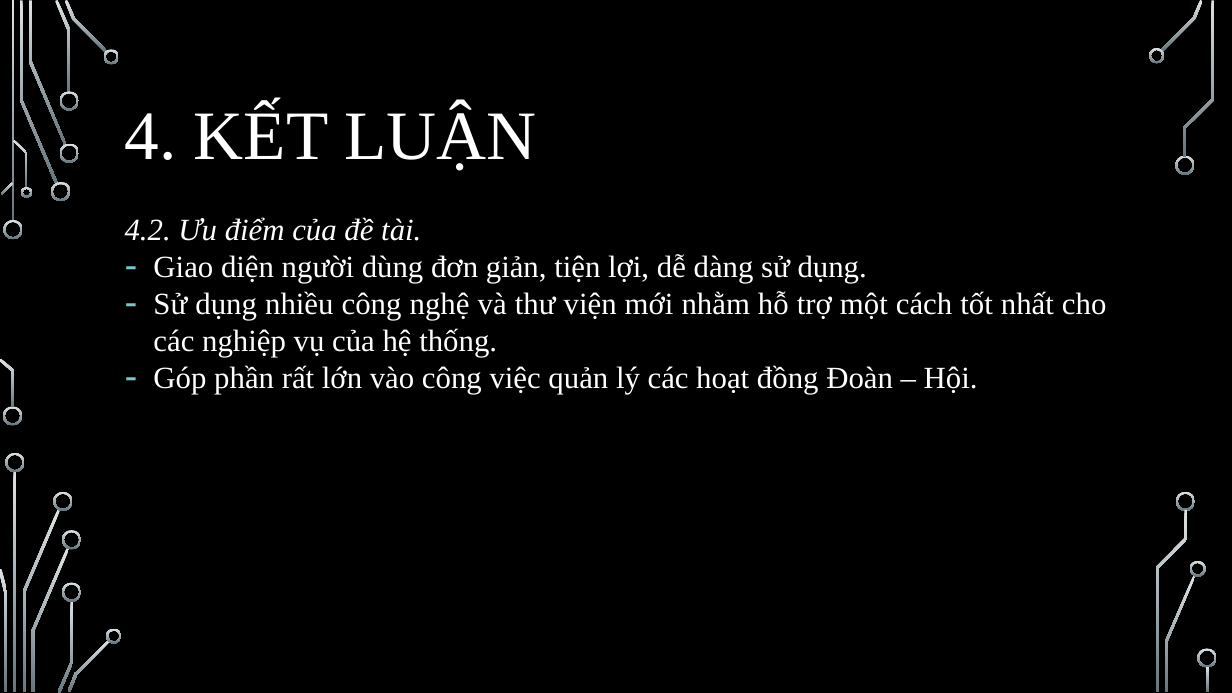
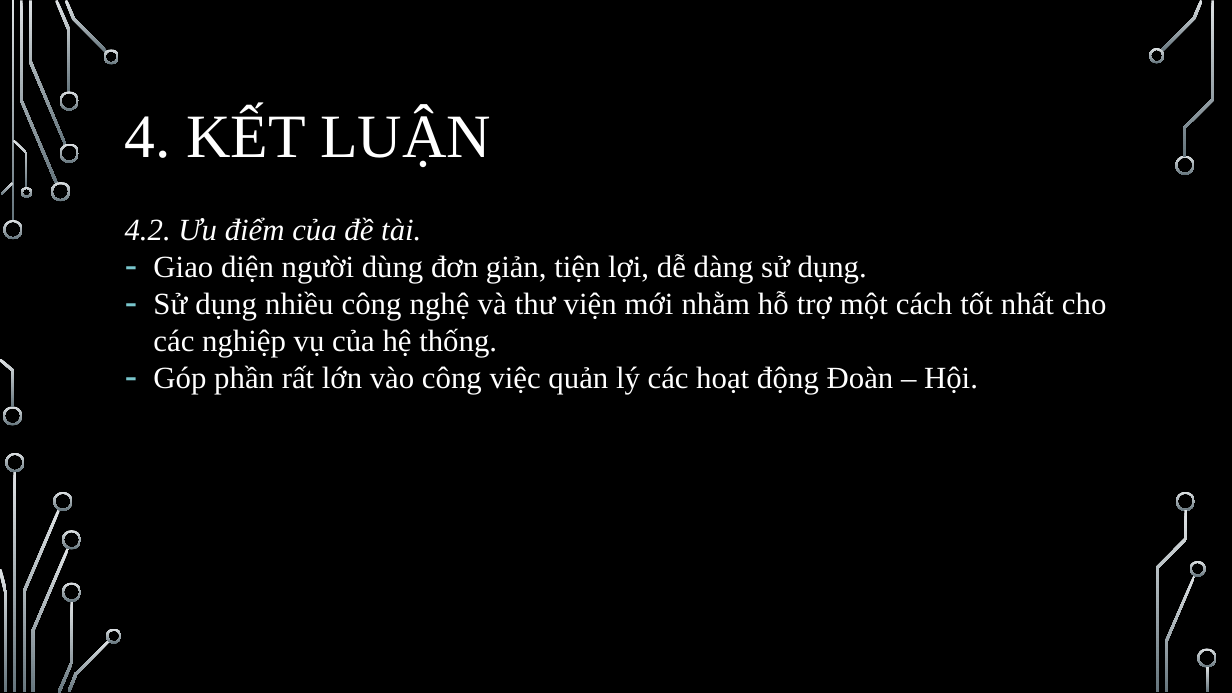
Before and after one commit to kiet1022/DoanHoiIT, a slide deck: slide 16 of FileBC/SlideBaoCaoVer2NotComplete.pptx (slide 18 before the commit). Drawn at 1232x693 pixels with LibreOffice and Linux fonts; fonts in the diff are those of the drawing; background and template pictures are left out. Boxes give left, top, right and bottom in pixels: in the first picture for what was removed or moved away, otherwise in the second. Text is boxed around its words. In the diff, an @@ line names an element or a change of style, - is before the commit and + after.

```diff
--- a/FileBC/SlideBaoCaoVer2NotComplete.pptx
+++ b/FileBC/SlideBaoCaoVer2NotComplete.pptx
@@ title "4. KẾT LUẬN" at (x1=125, y1=108, x2=491, y2=167): size 54 to 48 pt @@
@@ text at (x1=153, y1=365, x2=978, y2=394): text changed @@
-– Góp phần rất lớn vào công việc quản lý các hoạt đồng Đoàn – Hội.
+– Góp phần rất lớn vào công việc quản lý các hoạt động Đoàn – Hội.
```
Also in this commit, not shown: 11 other slides changed, 5 slides added, 7 slides removed.
